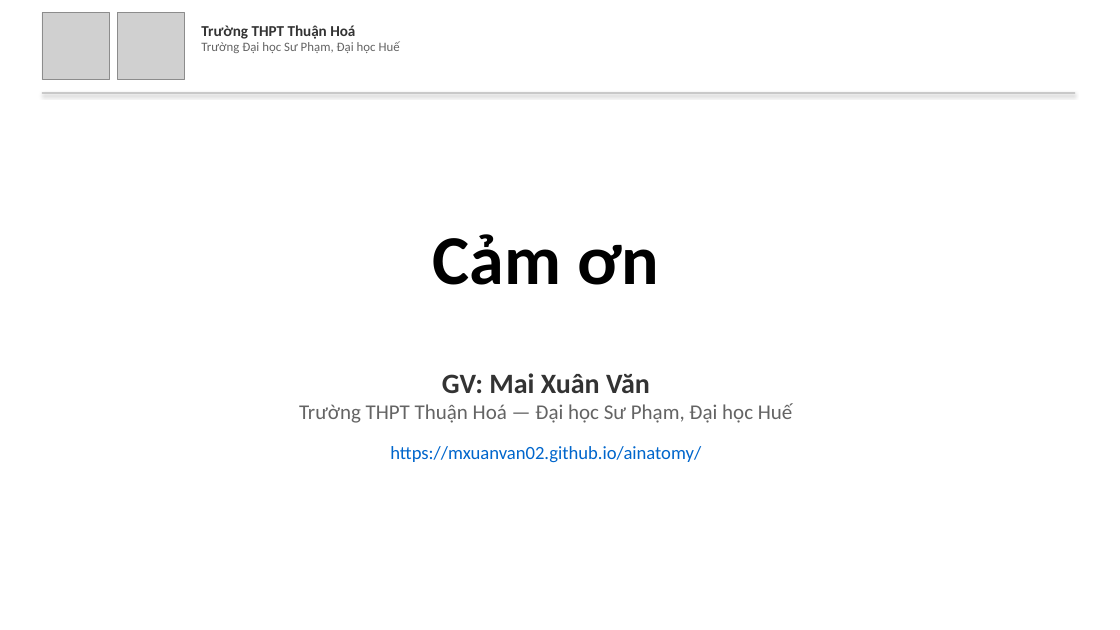
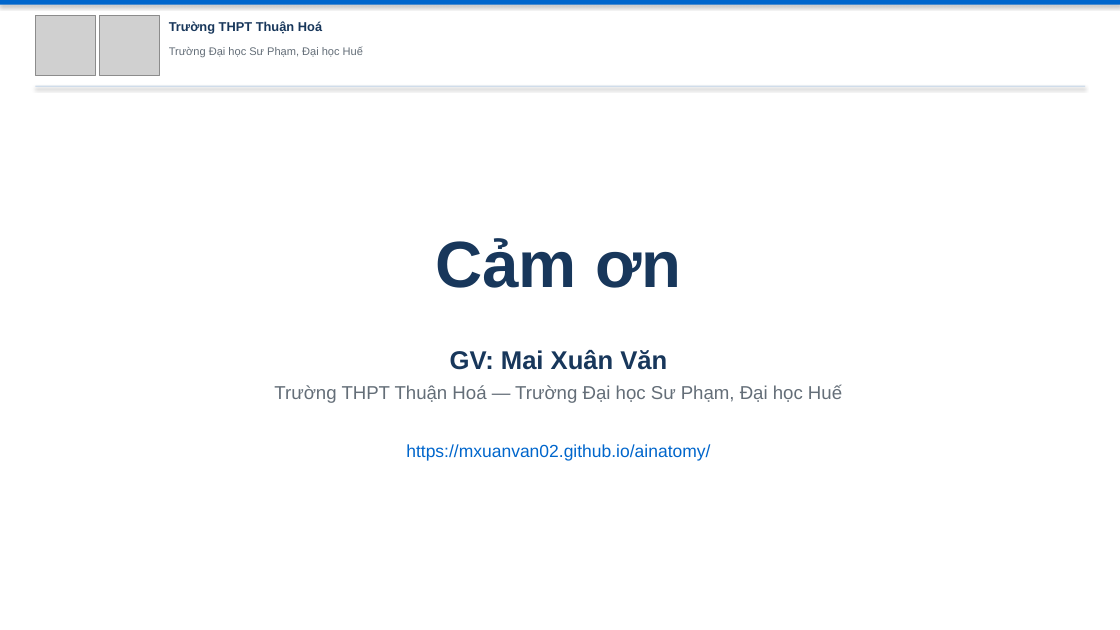
Before and after one commit to mxuanvan02/ainatomy, a slide deck: slide 13 of template_thuanhoa.pptx (slide 14 before the commit). Drawn at 1120x630 pixels with LibreOffice and Linux fonts; fonts in the diff are those of the drawing; grey boxes stand for pictures. Boxes give left, top, right and bottom in pixels: in the first picture for what was removed or moved away, otherwise in the second. Text is boxed around its words. In the diff, an @@ line names an element or a change of style, - is before the commit and + after.

```diff
--- a/template_thuanhoa.pptx
+++ b/template_thuanhoa.pptx
@@ rectangle added at (0,0,1120,5), fill #0066CC @@
@@ picture: place and size @@
-picture at (42,13,109,80)
+picture at (35,15,96,76)
@@ picture: place and size @@
-picture at (118,13,185,80)
+picture at (99,15,160,76)
@@ text added at (169,21,322,34), 11 pt, text #18375B, bold @@
+Trường THPT Thuận Hoá
@@ text at (201,25,355,39): paragraph removed @@
-Trường THPT Thuận Hoá
@@ text "Trường Đại học Sư Phạm, ...": place and size @@
-text "Trường Đại học Sư Phạm, ..." at (201,25,400,53)
+text "Trường Đại học Sư Phạm, ..." at (169,47,363,58)
@@ text "Trường Đại học Sư Phạm, ..." at (169,47,363,58): size 11 to 9.5 pt, font Calibri to Arial, text colour #646464 to #646E78 @@
@@ rectangle: place and size @@
-rectangle at (42,92,1075,93)
+rectangle at (35,86,1086,87)
@@ rectangle at (35,86,1086,87): fill #B4B4B4 to #CFDCEA @@
@@ text "Cảm ơn" at (435,238,681,288): size 60 to 56 pt, font Calibri to Arial, text colour #000000 to #18375B @@
@@ text added at (450,350,667,370), 22 pt, text #18375B, bold @@
+GV: Mai Xuân Văn
@@ text at (274,385,842,403): text changed; size 18 to 16 pt; font Calibri to Arial; text colour #646464 to #646E78 @@
-GV: Mai Xuân Văn
-Trường THPT Thuận Hoá — Đại học Sư Phạm, Đại học Huế
-https://mxuanvan02.github.io/ainatomy/
+Trường THPT Thuận Hoá — Trường Đại học Sư Phạm, Đại học Huế
@@ text added at (406,444,710,461), 15 pt, text #0066CC @@
+https://mxuanvan02.github.io/ainatomy/
```
Also in this commit, not shown: 1 other slide changed, 11 slides added, 12 slides removed, 1 other file.
